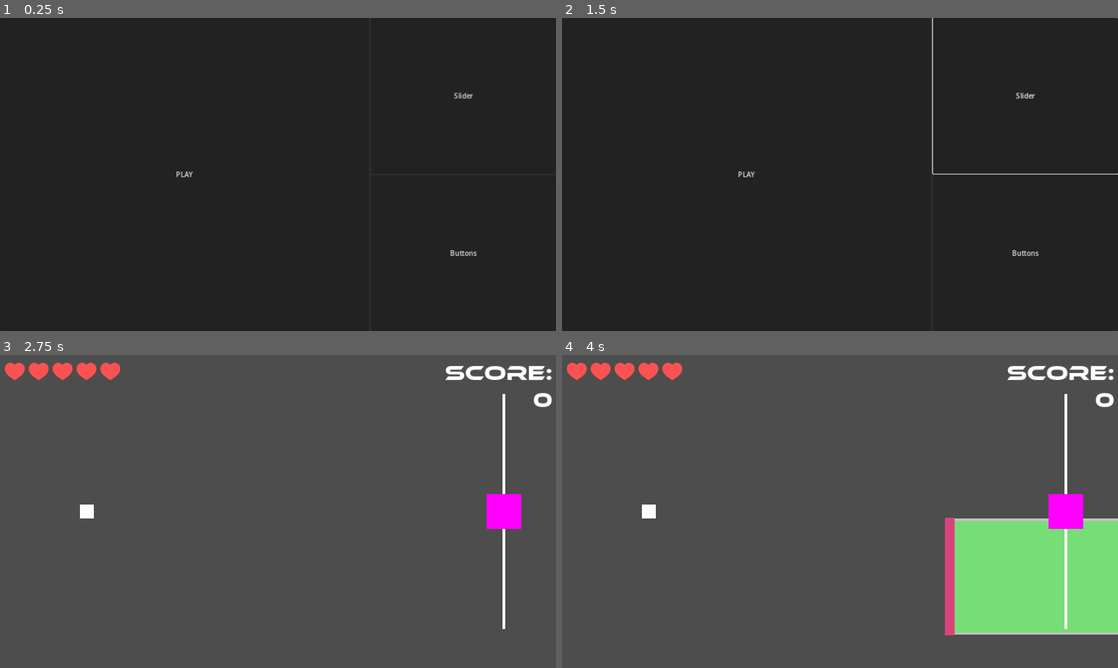
Above: before the commit, frames 1-4 (two rows, left to right).
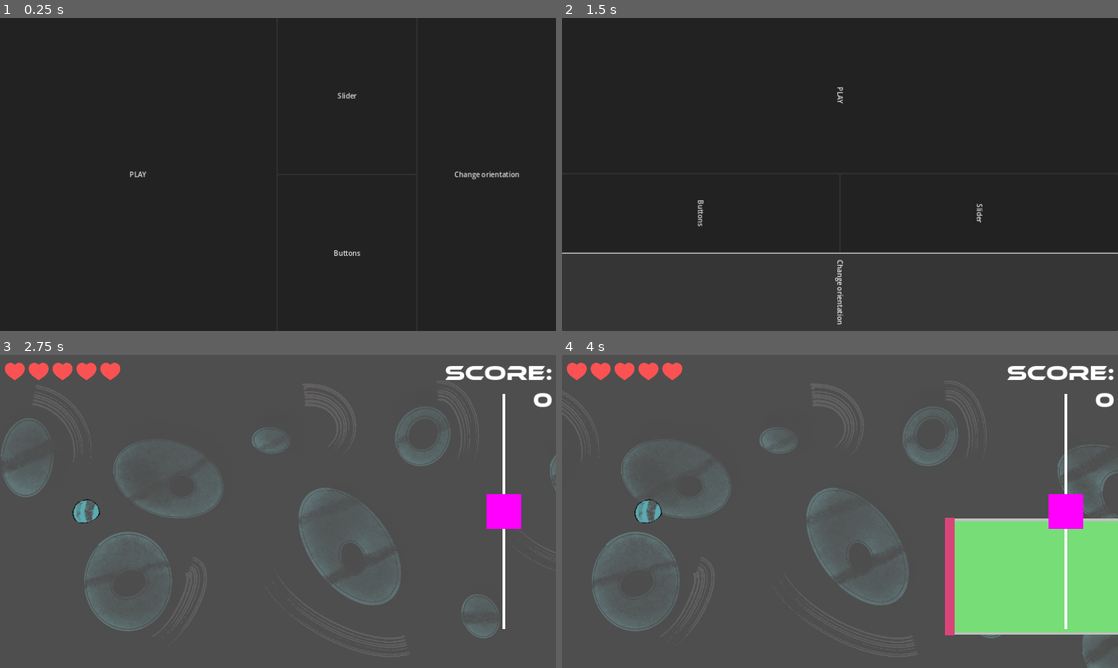
Above: after the commit, the same moments.

Repository: mauro-vb/mobile-game-project
Game: Godot game, scene res://scenes/ui/temp_menu.tscn
The game is run twice, just before and just after one commit, with the same random seed, the same clock (stepped at 60 frames per second) and the same inputs.
Inputs (mouse positions are in pixels of both pictures, inside the frame that each line leads up to):
- Up to frame 1 (0.25 s): no input
- Up to frame 2 (1.5 s): click "Slider" at 0.5 s; click (1051, 174) at 1.25 s, where only the run after the commit has a clickable "Change orientation"
- Up to frame 3 (2.75 s): click "PLAY" at 2 s
- Up to frame 4 (4 s): click (1067, 511) at 2.75 s; move the mouse to (962, 495) at 3.52 s; hold Up (up) from 3.53 s (still down)

The runs differ from the first frame. In frame 1, 0.4% of the frame differs, in the area x 23-94%, y 23-76%; in frame 2, 1.1%; in frame 3, 3.3%, in the area x 0-100%, y 17-91%; in frame 4, 3.1%.

Commit message:
added change orientation to start menu

Diff:
--- a/scenes/main.tscn
+++ b/scenes/main.tscn
@@ -1,9 +1,10 @@
-[gd_scene load_steps=5 format=3 uid="uid://d372d30v65ab3"]
+[gd_scene load_steps=6 format=3 uid="uid://d372d30v65ab3"]
 
 [ext_resource type="Script" path="res://scripts/main.gd" id="1_dqbwn"]
 [ext_resource type="PackedScene" uid="uid://osjos5q8palv" path="res://scenes/player.tscn" id="1_g5a11"]
 [ext_resource type="PackedScene" uid="uid://b1fn3eh2q2f4t" path="res://scenes/ui/hud.tscn" id="3_ooqh2"]
 [ext_resource type="Script" path="res://scripts/obstacle_gen.gd" id="3_uqulu"]
+[ext_resource type="PackedScene" uid="uid://bayji16wyrmmi" path="res://scenes/parallax_background.tscn" id="5_fo8ab"]
 
 [node name="Main" type="Node2D"]
 script = ExtResource("1_dqbwn")
@@ -30,4 +31,6 @@
 grow_vertical = 1
 size_flags_horizontal = 8
 
+[node name="ParallaxBackground" parent="." instance=ExtResource("5_fo8ab")]
+
 [connection signal="timeout" from="ObstacleGen/Timer" to="ObstacleGen" method="_on_timer_timeout"]
--- a/scenes/parallax_background.tscn
+++ b/scenes/parallax_background.tscn
@@ -1,11 +1,15 @@
-[gd_scene load_steps=2 format=3 uid="uid://bayji16wyrmmi"]
+[gd_scene load_steps=3 format=3 uid="uid://bayji16wyrmmi"]
 
-[ext_resource type="Texture2D" uid="uid://nxfa24ths7ea" path="res://assets/temp_background.png" id="1_6ti6g"]
+[ext_resource type="Script" path="res://scripts/parallax_background.gd" id="1_g1200"]
+[ext_resource type="Texture2D" uid="uid://nxfa24ths7ea" path="res://assets/sprites/temp_background.png" id="2_abvla"]
 
 [node name="ParallaxBackground" type="ParallaxBackground"]
+script = ExtResource("1_g1200")
 
 [node name="ParallaxLayer" type="ParallaxLayer" parent="."]
+motion_mirroring = Vector2(2560, 0)
 
 [node name="Sprite2D" type="Sprite2D" parent="ParallaxLayer"]
+self_modulate = Color(1, 1, 1, 0.309804)
 position = Vector2(1280, 360)
-texture = ExtResource("1_6ti6g")
+texture = ExtResource("2_abvla")
--- a/scenes/player.tscn
+++ b/scenes/player.tscn
@@ -4,6 +4,10 @@
 [ext_resource type="Script" path="res://scripts/components/health_component.gd" id="1_inuh8"]
 [ext_resource type="Script" path="res://scripts/components/hitbox_component.gd" id="2_2tfcn"]
 [ext_resource type="Shader" path="res://shaders/flash.gdshader" id="2_wicmm"]
+[ext_resource type="Texture2D" uid="uid://c61jkqewx7lda" path="res://assets/sprites/output.png" id="5_hnqff"]
+
+[sub_resource type="RectangleShape2D" id="RectangleShape2D_0ewfx"]
+size = Vector2(30, 30)
 
 [sub_resource type="ShaderMaterial" id="ShaderMaterial_uavc1"]
 shader = ExtResource("2_wicmm")
@@ -11,19 +15,9 @@
 shader_parameter/color = null
 shader_parameter/flashState = 0.0
 
-[sub_resource type="CanvasTexture" id="CanvasTexture_y1kt6"]
-
-[sub_resource type="RectangleShape2D" id="RectangleShape2D_0ewfx"]
-size = Vector2(30, 30)
-
 [node name="Player" type="CharacterBody2D" node_paths=PackedStringArray("health")]
 script = ExtResource("1_bsgab")
 health = NodePath("Health")
-
-[node name="TempSprite" type="Sprite2D" parent="."]
-material = SubResource("ShaderMaterial_uavc1")
-scale = Vector2(30.5, 30.5)
-texture = SubResource("CanvasTexture_y1kt6")
 
 [node name="Health" type="Node2D" parent="."]
 script = ExtResource("1_inuh8")
@@ -38,3 +32,10 @@
 
 [node name="CollisionShape2D" type="CollisionShape2D" parent="."]
 shape = SubResource("RectangleShape2D_0ewfx")
+
+[node name="TempSprite" type="Sprite2D" parent="."]
+material = SubResource("ShaderMaterial_uavc1")
+position = Vector2(-7.62939e-06, 7.62939e-06)
+rotation = 3.14159
+scale = Vector2(1.5875, 1.5875)
+texture = ExtResource("5_hnqff")
--- a/scenes/ui/temp_menu.tscn
+++ b/scenes/ui/temp_menu.tscn
@@ -39,3 +39,9 @@
 layout_mode = 2
 size_flags_vertical = 3
 text = "Buttons"
+
+[node name="OrientationButton" type="Button" parent="PanelContainer/HBoxContainer"]
+layout_mode = 2
+size_flags_horizontal = 3
+text = "Change orientation
+"
--- a/scripts/game_parameters.gd
+++ b/scripts/game_parameters.gd
@@ -7,6 +7,6 @@
 
 const PLAYER_SIZE = 30
 
-var orientation = "landscape"
+var orientation = 0 # landscape 0 portrait 1
 
 var CONTROLS_TYPE = "buttons"
--- a/scripts/obstacles/spiked_platform.gd
+++ b/scripts/obstacles/spiked_platform.gd
@@ -54,6 +54,7 @@
 func bounce(body):
 	if bounceable:
 		if body is Player:
+			body.bounce()
 			bounce_area.damage(body.damage)
 			body.in_obstacle_area = true
 			body.velocity.y += spring_force if body.velocity.y > 0 else -spring_force
--- /dev/null
+++ b/scripts/parallax_background.gd
@@ -0,0 +1,6 @@
+extends ParallaxBackground
+
+@export var speed := 100
+
+func _process(delta):
+	scroll_offset.x -= speed * delta
--- a/scripts/player.gd
+++ b/scripts/player.gd
@@ -18,29 +18,34 @@
 
 @export var health : HealthComponent
 
-func _ready():
+func _ready() -> void:
 	position.y = 360
 	add_to_group("player")
 
-func wants_move_up():
+func wants_move_up() -> bool:
 	if slider:
 		return slider.smooth_control_up(position.y)
 	elif buttons:
 		return buttons.up_pressing
 	return Input.is_action_pressed("up")
 
-func wants_move_down():
+func wants_move_down() -> bool:
 	if slider:
 		return slider.smooth_control_down(position.y)
 	elif buttons:
 		return buttons.down_pressing
 	return Input.is_action_pressed("down")
 
-func hurt():
+func hurt() -> void:
 	self.velocity.y = 0
 
-func _physics_process(_delta):
+func _process(_delta) -> void:
+	if velocity.y > 0:
+		sprite.flip_v = true
+	elif velocity.y < 0:
+		sprite.flip_v = false
 
+func _physics_process(_delta) -> void:
 	velocity.x = 0
 	position.x = 200
 	velocity.y = MAX_SPEED if velocity.y > MAX_SPEED else velocity.y
@@ -51,6 +56,7 @@
 	var down = wants_move_down()
 
 	if position.y < 0 or position.y > GameParameters.WINDOW_HEIGHT:
+		bounce(  )
 		var edges_spring_force = 500
 		velocity.y += edges_spring_force if velocity.y > 0 else -edges_spring_force
 		velocity.y *= -1
@@ -71,9 +77,18 @@
 
 	move_and_slide()
 
-func flash(color:Color,duration=.2,loops=1):
+func flash(color:Color,duration=.2,loops=1) -> void:
 	sprite.material.set_shader_parameter("color", color)
 	var flash_tween = create_tween()
 	flash_tween.set_loops(loops)
 	flash_tween.tween_method(set_flash_state, 0,1,duration/2)
 	flash_tween.tween_method(set_flash_state, 1,0,duration/2)
+
+func bounce() -> void:
+	var animation_tween = create_tween()
+	var animation_length := .1
+	animation_tween.tween_property(sprite, "scale:x", 3.0, animation_length/2)
+	animation_tween.parallel().tween_property(sprite, "scale:y", .5, animation_length/2)
+
+	animation_tween.tween_property(sprite, "scale:x", 1.587, animation_length/2)
+	animation_tween.parallel().tween_property(sprite, "scale:y", 1.587, animation_length/2)
--- a/scripts/ui/temp_menu.gd
+++ b/scripts/ui/temp_menu.gd
@@ -3,12 +3,16 @@
 @onready var play = $PanelContainer/HBoxContainer/Button
 @onready var slider = $PanelContainer/HBoxContainer/VBoxContainer/Button
 @onready var buttons = $PanelContainer/HBoxContainer/VBoxContainer/Button2
-# Called when the node enters the scene tree for the first time.
+@onready var orientation = $PanelContainer/HBoxContainer/OrientationButton
+
+@onready var container = $PanelContainer
+
 func _ready():
 	buttons.pressed.connect(set_buttons)
 	slider.pressed.connect(set_slider)
+	play.pressed.connect(start_game)
 
-	play.pressed.connect(start_game)
+	orientation.pressed.connect(change_orientation)
 
 func set_buttons():
 	GameParameters.CONTROLS_TYPE = "buttons"
@@ -18,3 +22,15 @@
 
 func start_game():
 	get_tree().change_scene_to_file("res://scenes/main.tscn")
+
+func change_orientation() -> void:
+	if GameParameters.orientation == 0:
+		GameParameters.orientation = 1
+		container.rotation_degrees = 90
+		container.size = Vector2(container.size[1], container.size[0])
+		container.position.x = GameParameters.WINDOW_WIDTH
+	elif GameParameters.orientation == 1:
+		GameParameters.orientation = 0
+		container.rotation_degrees = 0
+		container.size = Vector2(container.size[1], container.size[0])
+		container.position.x = 0
Binary file added: assets/sprites/output.png
Not shown, added: assets/sprites/output.png.import
Renamed: assets/temp_background.png -> assets/sprites/temp_background.png
Not shown, added: assets/sprites/temp_background.png.import
Binary file added: assets/sprites/temp_player.png
Not shown, changed: assets/sprites/temp_player.png.import
Binary file added: assets/sprites/tmp_player.png
Not shown, added: assets/sprites/tmp_player.png.import
Not shown, changed: assets/.DS_Store
